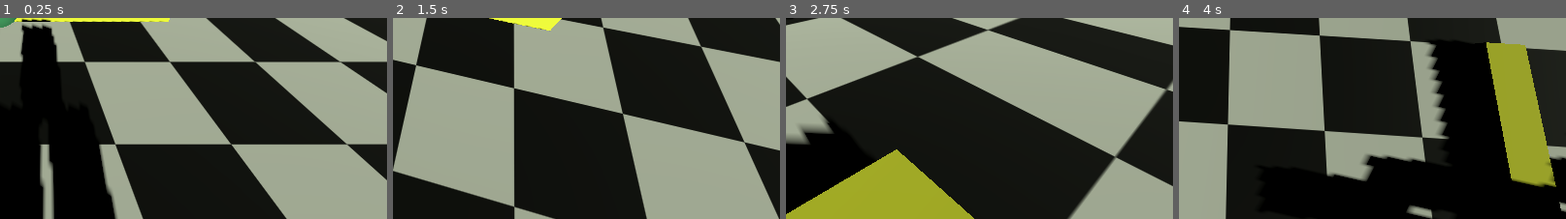
Above: before the commit, frames 1-4 (left to right).
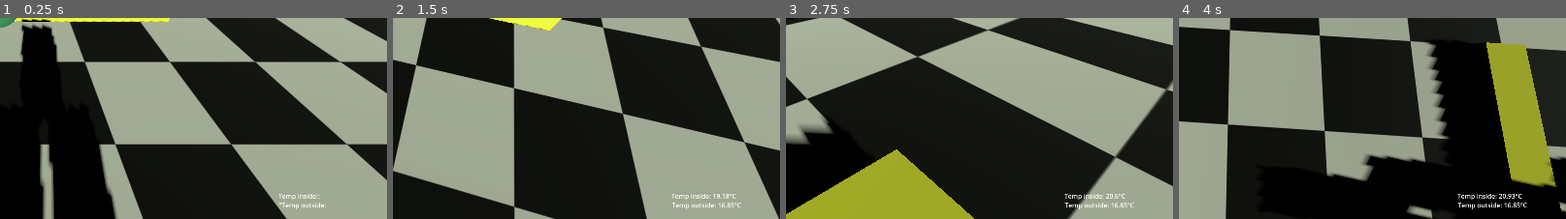
Above: after the commit, the same moments.

Repository: franciszekwojnowicz/simple-battlefield-simulator
Game: Godot game, scene res://content/main.tscn
Same seed, same stepped clock (60 frames per second), same inputs: the game is played once before the commit and once after it.
Inputs (mouse positions are % of the whole screen's width and height, from its top left):
- Up to frame 1 (0.25 s): no input
- Up to frame 2 (1.5 s): move the mouse to (55, 50) at 0.52 s; hold B (burn) 0.53-1.28 s; hold Up (move_forward) from 0.53 s (still down); tap Space (jump) at 0.77 s; move the mouse to (45, 50) at 1.27 s; tap P (mouse_mode_switch) at 1.35 s
- Up to frame 3 (2.75 s): tap Space (jump) at 1.52 s; move the mouse to (60, 28) at 2.02 s; release Up (move_forward) at 2.03 s; hold Right (move_right) from 2.03 s (still down); click (60, 28) at 2.1 s
- Up to frame 4 (4 s): move the mouse to (45, 70) at 2.77 s; release Right (move_right) at 2.78 s; hold Up (move_forward) 2.78-3.53 s; tap B (burn) at 2.85 s; tap Space (jump) at 3.02, 3.77 s; tap Enter at 3.5 s; move the mouse to (80, 65) at 3.52 s; hold Left (move_left) from 3.53 s (still down); tap P (mouse_mode_switch) at 3.6 s
The pictures show only the part of the screen within x 50-100%, y 50-100%; the shares and areas given below are measured in that part.

The runs differ from the first frame. In frame 1, 0.3% of the frame differs, in the area x 71-85%, y 87-96%; in frame 2, 0.4%; in frame 3, 0.4%; in frame 4, 0.5%, in the area x 71-90%, y 87-96%.

Commit message:
feat: temperature demo labels

Diff:
--- /dev/null
+++ b/content/gui/hud.tscn
@@ -0,0 +1,40 @@
+[gd_scene load_steps=3 format=3 uid="uid://bx6wkb4e11scd"]
+
+[ext_resource type="Script" uid="uid://drc84nww18lxv" path="res://content/gui/parameters.gd" id="1_ui5tf"]
+
+[sub_resource type="LabelSettings" id="LabelSettings_afmh6"]
+
+[node name="Hud" type="CanvasLayer"]
+
+[node name="Parameters" type="Control" parent="."]
+layout_mode = 3
+anchors_preset = 3
+anchor_left = 1.0
+anchor_top = 1.0
+anchor_right = 1.0
+anchor_bottom = 1.0
+offset_left = -40.0
+offset_top = -40.0
+grow_horizontal = 0
+grow_vertical = 0
+script = ExtResource("1_ui5tf")
+
+[node name="TemperatureInside" type="Label" parent="Parameters"]
+layout_mode = 0
+offset_left = -229.0
+offset_top = -35.0
+offset_right = 39.0
+offset_bottom = -6.0
+text = "Temp inside::"
+label_settings = SubResource("LabelSettings_afmh6")
+vertical_alignment = 2
+
+[node name="TemperatureOutside" type="Label" parent="Parameters"]
+layout_mode = 0
+offset_left = -228.0
+offset_top = -12.0
+offset_right = 40.0
+offset_bottom = 17.0
+text = "\"Temp outside:"
+label_settings = SubResource("LabelSettings_afmh6")
+vertical_alignment = 2
--- /dev/null
+++ b/content/gui/parameters.gd
@@ -0,0 +1,20 @@
+extends Control
+
+@onready var temperature_inside: Label = $TemperatureInside
+@onready var temperature_outside: Label = $TemperatureOutside
+
+
+
+var baloon: Baloon
+var update_parameters: float = 0
+
+func _ready() -> void:
+	baloon = get_tree().get_first_node_in_group("baloon")
+
+func _physics_process(delta: float) -> void:
+	if update_parameters >= 1:
+		temperature_inside.text =  "Temp inside: " + str((round(baloon.t_inside_baloon*100)/100)-273.15) + "°C"
+		temperature_outside.text =  "Temp outside: " + str((round(baloon.t_outside_baloon*100)/100)-273.15) + "°C"
+
+		update_parameters = 0
+	update_parameters += delta
--- a/content/main.tscn
+++ b/content/main.tscn
@@ -1,10 +1,11 @@
-[gd_scene load_steps=9 format=3 uid="uid://dfmad6lf0cfnh"]
+[gd_scene load_steps=10 format=3 uid="uid://dfmad6lf0cfnh"]
 
 [ext_resource type="Script" uid="uid://ch5xha7t6chia" path="res://content/main.gd" id="1_cc6s6"]
 [ext_resource type="Texture2D" uid="uid://cj3mu83fv820" path="res://assets/textures/board.png" id="4_3sd65"]
 [ext_resource type="PackedScene" uid="uid://dqrgial2qqpwq" path="res://content/meshes/solide_cube.tscn" id="4_k03jb"]
 [ext_resource type="PackedScene" uid="uid://blfid41568rh7" path="res://content/player/baloon.tscn" id="5_gamge"]
 [ext_resource type="PackedScene" uid="uid://cj0xuq1oqxtb1" path="res://content/meshes/rigid_cube.tscn" id="5_k03jb"]
+[ext_resource type="PackedScene" uid="uid://bx6wkb4e11scd" path="res://content/gui/hud.tscn" id="6_gamge"]
 
 [sub_resource type="StandardMaterial3D" id="StandardMaterial3D_k03jb"]
 albedo_texture = ExtResource("4_3sd65")
@@ -79,3 +80,5 @@
 
 [node name="RigidCube10" parent="DemoEnviroment/Meshes" instance=ExtResource("5_k03jb")]
 transform = Transform3D(1, 0, 0, 0, 1, 0, 0, 0, 1, 0.15955424, 4.6535397, 11.628122)
+
+[node name="Hud" parent="." instance=ExtResource("6_gamge")]
--- a/content/player/baloon.gd
+++ b/content/player/baloon.gd
@@ -1,4 +1,5 @@
 extends CharacterBody3D
+class_name Baloon
 
 ## Movement speed in meters per second
 var speed: float = 10.0
@@ -94,7 +95,7 @@
 
 	# calculate baloon net velocity
 	force_net = (gravity * baloon_volume * (preassure/gas_constant) * (1/t_outside_baloon - 1/t_inside_baloon) - baloon_mass * gravity)
-	velocity.y = force_net / (baloon_mass + baloon_volume*(preassure/(gas_constant*t_inside_baloon)))
+	velocity.y = (force_net / (baloon_mass + baloon_volume*(preassure/(gas_constant*t_inside_baloon))))
 
 	if Input.is_action_pressed("burn"):
 		t_inside_baloon += 1 * delta  * 5
@@ -104,7 +105,6 @@
 		temperature_loss_timer.start(4)
 		timer_on = true
 
-	print(t_inside_baloon)
 	# Apply movement
 	move_and_slide()
 
Not shown, added: content/gui/parameters.gd.uid
